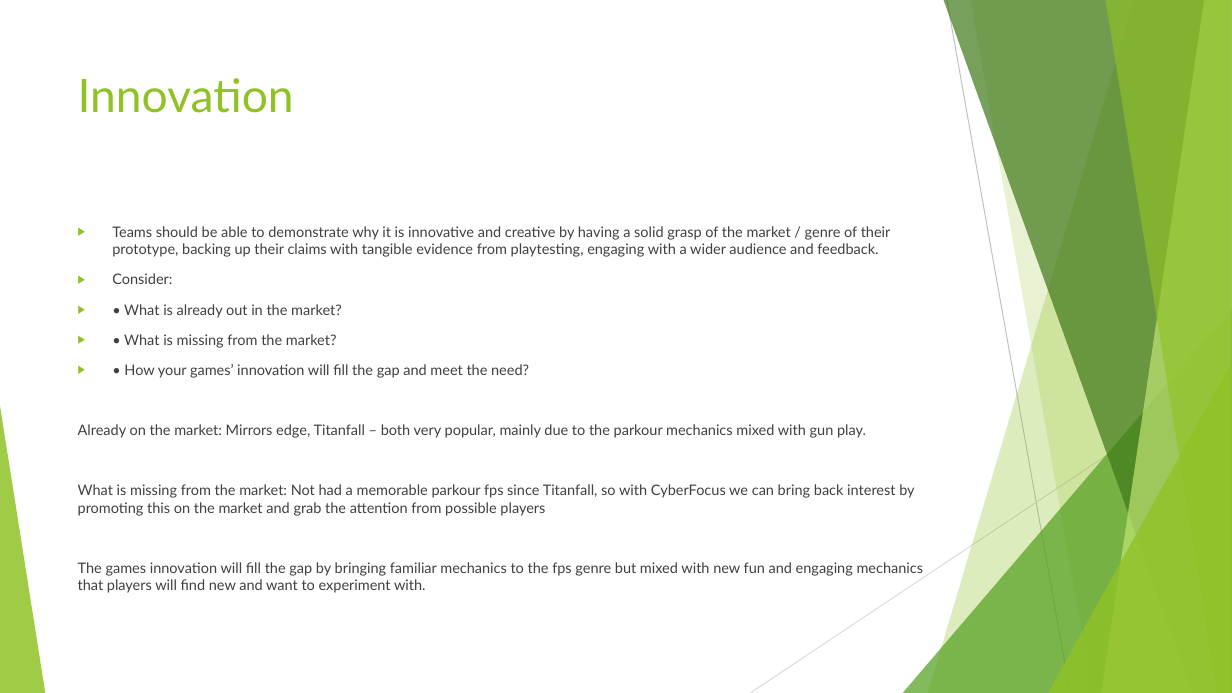
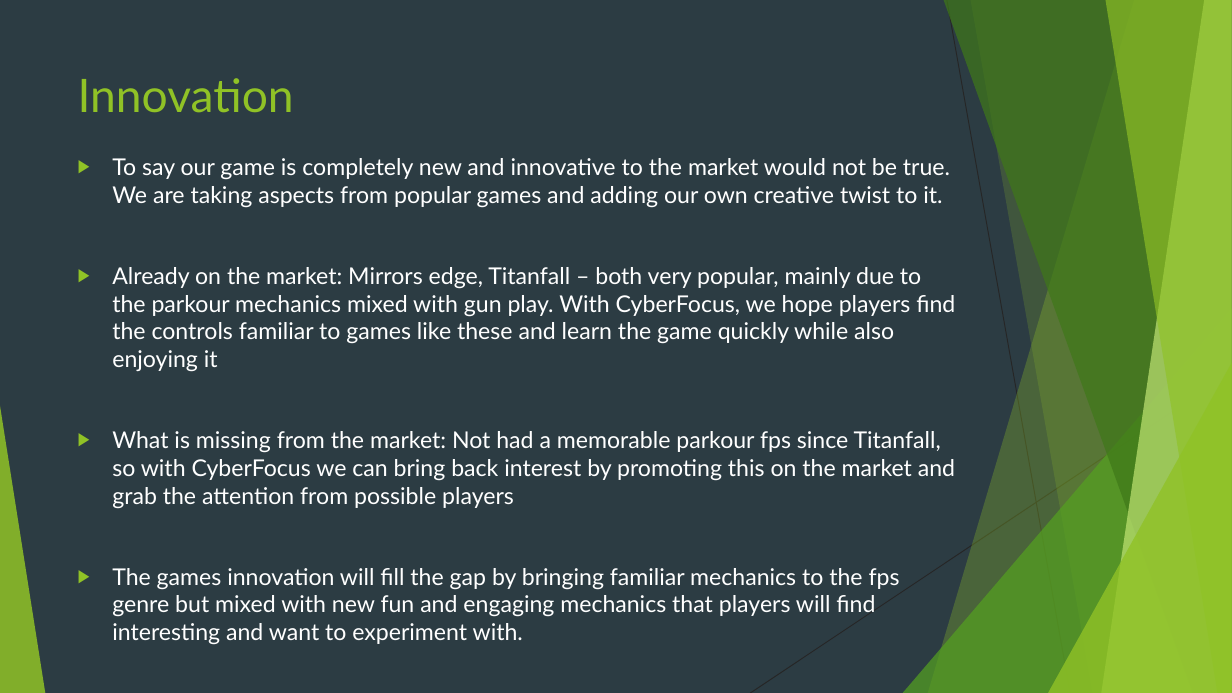
Before and after one commit to Pilokio/Tranzfuser, a slide deck: slide 7 of Virtual Pitch Presentation/Pitch.pptx. Drawn at 1232x693 pixels with LibreOffice and Linux fonts; fonts in the diff are those of the drawing. Boxes give left, top, right and bottom in pixels: in the first picture for what was removed or moved away, otherwise in the second. Text is boxed around its words. In the diff, an @@ line names an element or a change of style, - is before the commit and + after.

Commit message:
Updates to pitch

```diff
--- a/Virtual Pitch Presentation/Pitch.pptx
+++ b/Virtual Pitch Presentation/Pitch.pptx
@@ background #FFFFFF to #2C3C43 @@
@@ line (947, 0) - (1070, 693): stroke #BFBFBF 0.75 pt to #262626 0.75 pt @@
@@ text "To say our game is ...": place and size @@
-text "To say our game is ..." at box(78, 226, 924, 593)
+text "To say our game is ..." at box(112, 158, 955, 645)
@@ text at box(112, 158, 955, 372): text changed; size 11.2 to 18 pt; text colour #404040 to #FFFFFF @@
-▶ Teams should be able to demonstrate why it is innovative and creative by having a solid grasp of the market / genre of their prototype, backing up their claims with tangible evidence from playtesting, engaging with a wider audience and feedback.
-▶ Consider:
-▶ • What is already out in the market?
-▶ • What is missing from the market?
-▶ • How your games’ innovation will fill the gap and meet the need?
-Already on the market: Mirrors edge, Titanfall – both very popular, mainly due to the parkour mechanics mixed with gun play.
+▶ To say our game is completely new and innovative to the market would not be true. We are taking aspects from popular games and adding our own creative twist to it.
+▶ Already on the market: Mirrors edge, Titanfall – both very popular, mainly due to the parkour mechanics mixed with gun play. With CyberFocus, we hope players find the controls familiar to games like these and learn the game quickly while also enjoying it
@@ line (1232, 372) - (750, 693): stroke #D9D9D9 0.75 pt to #262626 0.75 pt @@
@@ text at box(112, 431, 955, 508): size 11.2 to 18 pt, text colour #404040 to #FFFFFF in "What is missing from the market: Not ..."; bullet none to ▶ @@
@@ text at box(112, 568, 900, 645): text changed; size 11.2 to 18 pt; text colour #404040 to #FFFFFF @@
-The games innovation will fill the gap by bringing familiar mechanics to the fps genre but mixed with new fun and engaging mechanics that players will find new and want to experiment with.
+▶ The games innovation will fill the gap by bringing familiar mechanics to the fps genre but mixed with new fun and engaging mechanics that players will find interesting and want to experiment with.
```
Also in this commit, not shown: 9 other slides changed.
